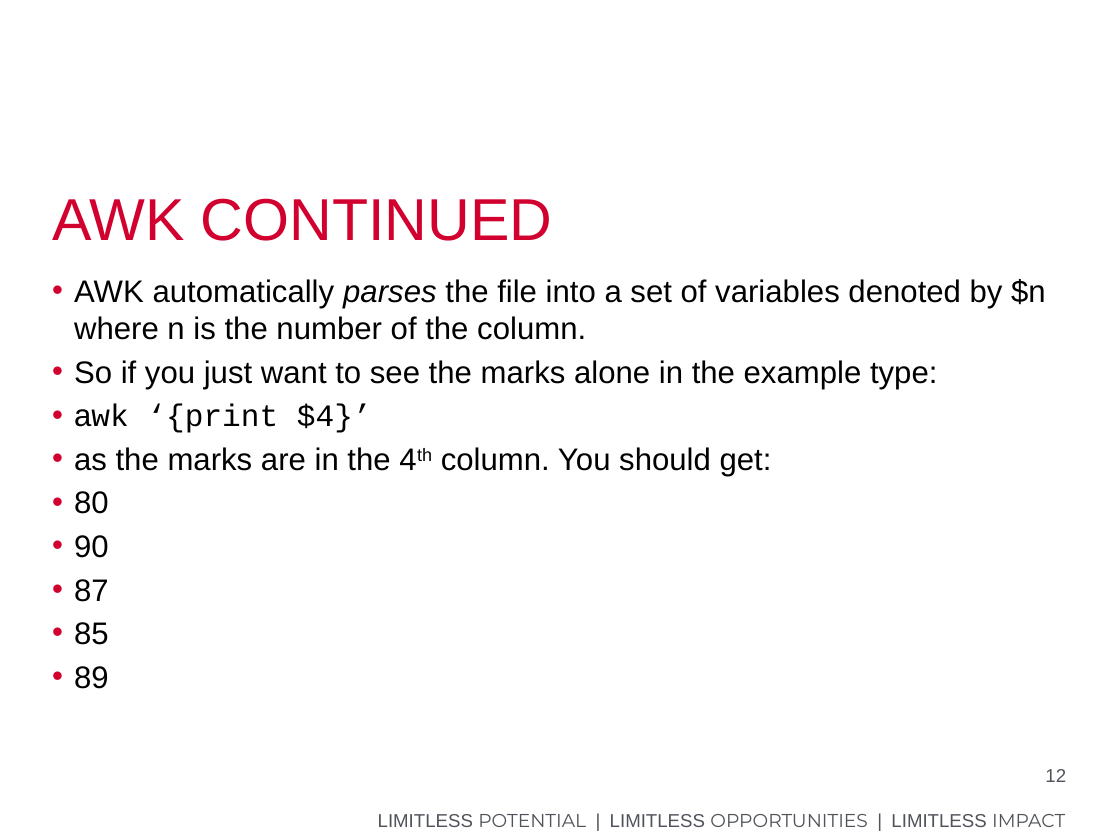
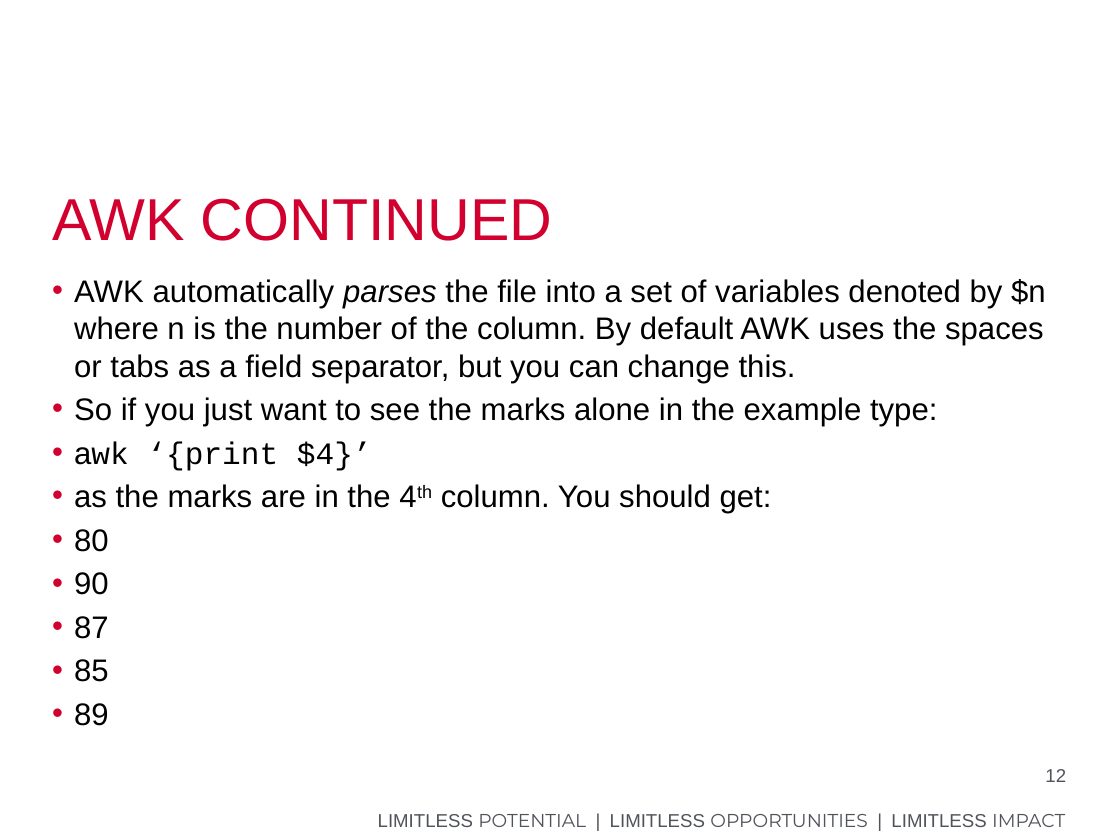
Before and after one commit to paulmheaton/Unix-Intermediate, a slide deck: slide 12 of Unix intermediate.pptx. Drawn at 1120x840 pixels with LibreOffice and Linux fonts; fonts in the diff are those of the drawing; background and template pictures are left out. Boxes give left, top, right and bottom in pixels: in the first picture for what was removed or moved away, otherwise in the second. Text is boxed around its words. In the diff, an @@ line names an element or a change of style, - is before the commit and + after.

```diff
--- a/Unix intermediate.pptx
+++ b/Unix intermediate.pptx
@@ text at (74, 279, 1046, 383): text changed @@
-• AWK automatically parses the file into a set of variables denoted by $n where n is the number of the column.
+• AWK automatically parses the file into a set of variables denoted by $n where n is the number of the column. By default AWK uses the spaces or tabs as a field separator, but you can change this.
```
Also in this commit, not shown: 3 other slides changed, 8 slides removed, 1 other file.
